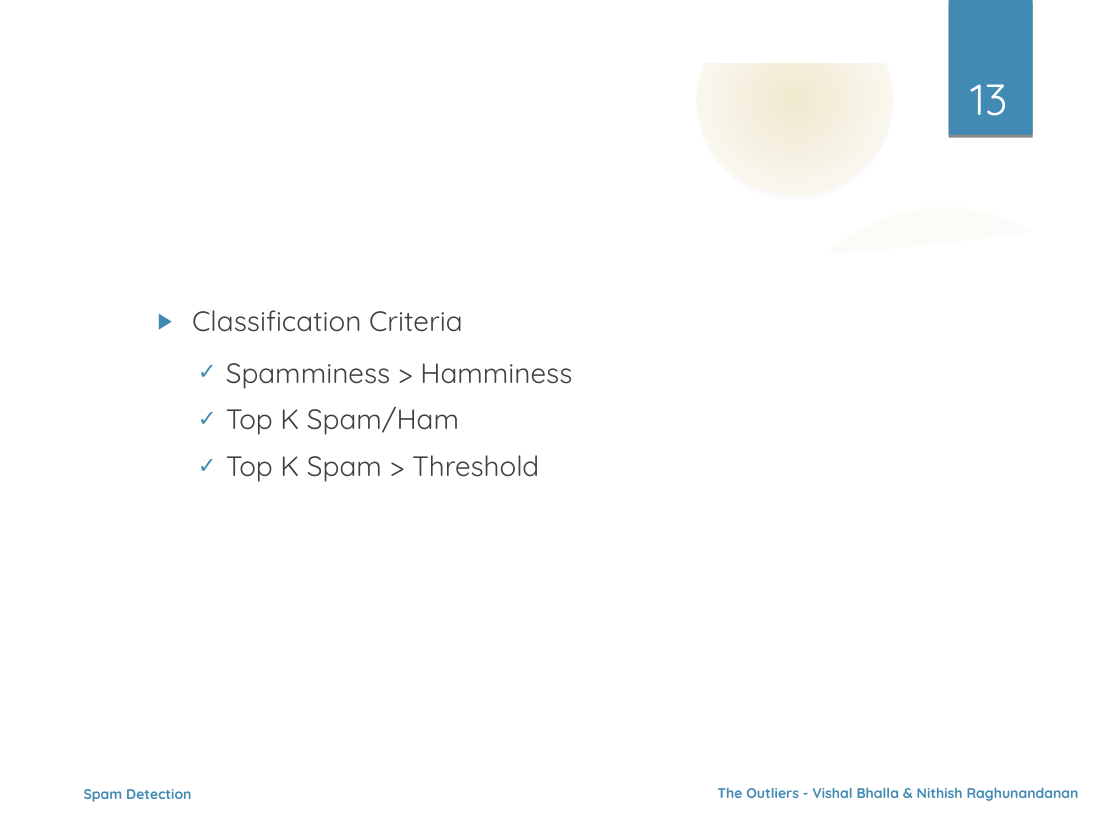
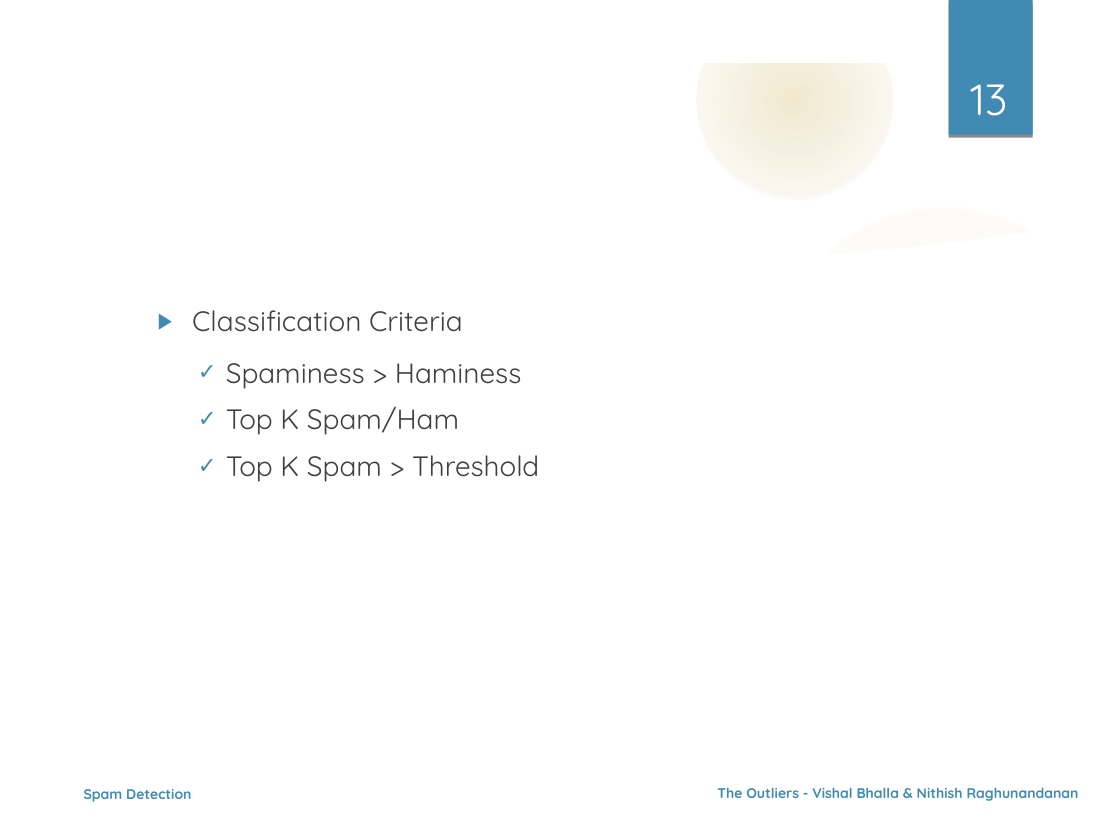
Before and after one commit to nehgu/Anomaly-Detection, a slide deck: slide 13 of Challenges/Spam Filtering Challenge 4/Ppt - Spam Detection Challenge-4.odp. Drawn at 1120x840 pixels with LibreOffice and Linux fonts; fonts in the diff are those of the drawing; background and template pictures are left out. Boxes give left, top, right and bottom in pixels: in the first picture for what was removed or moved away, otherwise in the second. Text is boxed around its words. In the diff, an @@ line names an element or a change of style, - is before the commit and + after.

```diff
--- a/Challenges/Spam Filtering Challenge 4/Ppt - Spam Detection Challenge-4.odp
+++ b/Challenges/Spam Filtering Challenge 4/Ppt - Spam Detection Challenge-4.odp
@@ text at <box>226,363,522,389</box>: text changed @@
-    ✓ Spamminess > Hamminess
+    ✓ Spaminess > Haminess
```
Also in this commit, not shown: 6 other slides changed, 1 slide added, 1 other file.
